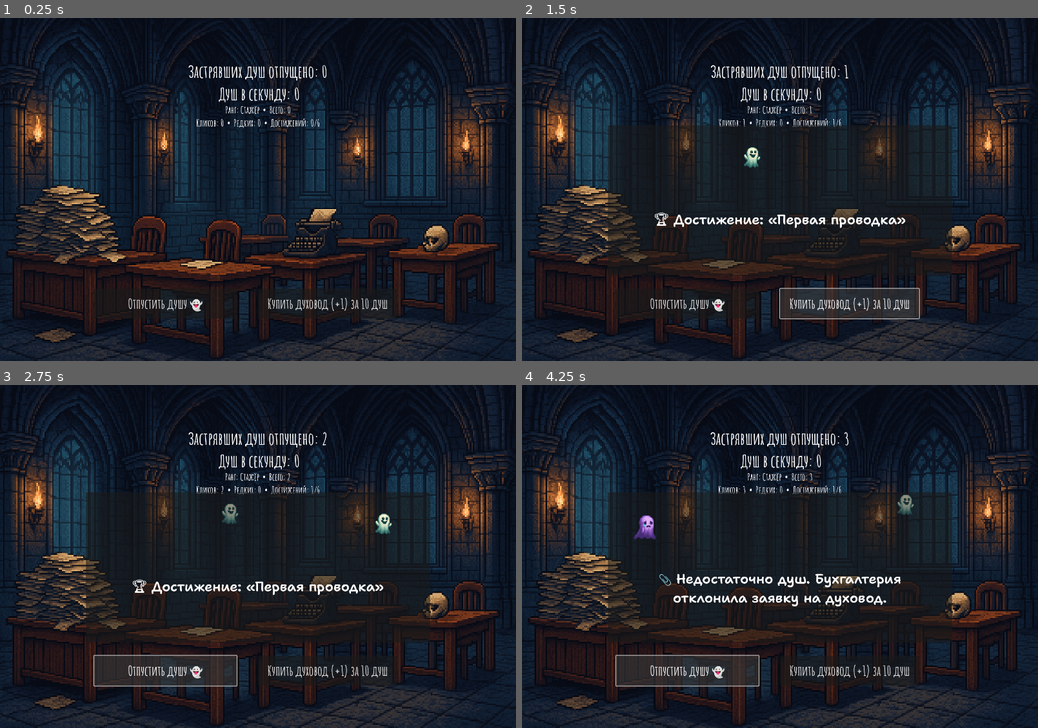
Above: before the commit, frames 1-4 (two rows, left to right).
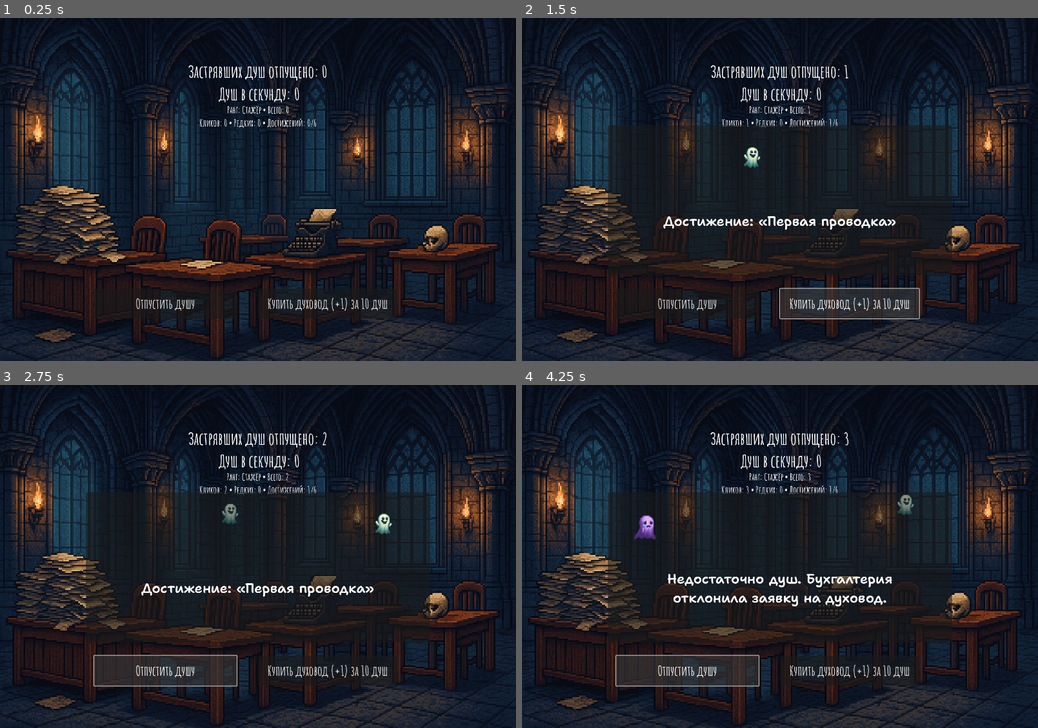
Above: after the commit, the same moments.

Repository: NeMarusia/AfterDeathAgency
Game: Godot game, scene res://main.tscn
The game is run twice, just before and just after one commit, with the same random seed, the same clock (stepped at 60 frames per second) and the same inputs.
Inputs:
- Up to frame 1 (0.25 s): no input
- Up to frame 2 (1.5 s): click "Отпустить душу 👻" (after the commit: "Отпустить душу") at 0.5 s; click "Купить духовод (+1) за 10 душ" at 1.25 s
- Up to frame 3 (2.75 s): click "Отпустить душу 👻" (after the commit: "Отпустить душу") at 2 s
- Up to frame 4 (4.25 s): click "Купить духовод (+1) за 10 душ" at 2.75 s; click "Отпустить душу 👻" (after the commit: "Отпустить душу") at 3.5 s

The runs differ from the first frame. In frame 1, 0.6% of the frame differs, in the area x 24-62%, y 25-86%; in frame 2, 1.5%; in frame 3, 1.5%, in the area x 24-75%, y 25-86%; in frame 4, 1.3%.

Commit message:
autoload UI text sanitizer for unsupported glyphs

Diff:
--- a/project.godot
+++ b/project.godot
@@ -6,6 +6,9 @@
 config/version="0.1"
 run/main_scene="res://main.tscn"
 config/features=PackedStringArray("4.4", "GL Compatibility")
+
+[autoload]
+UITextSanitizer="*res://ui_text_sanitizer.gd"
 
 [display]
 window/size/viewport_width=1536
